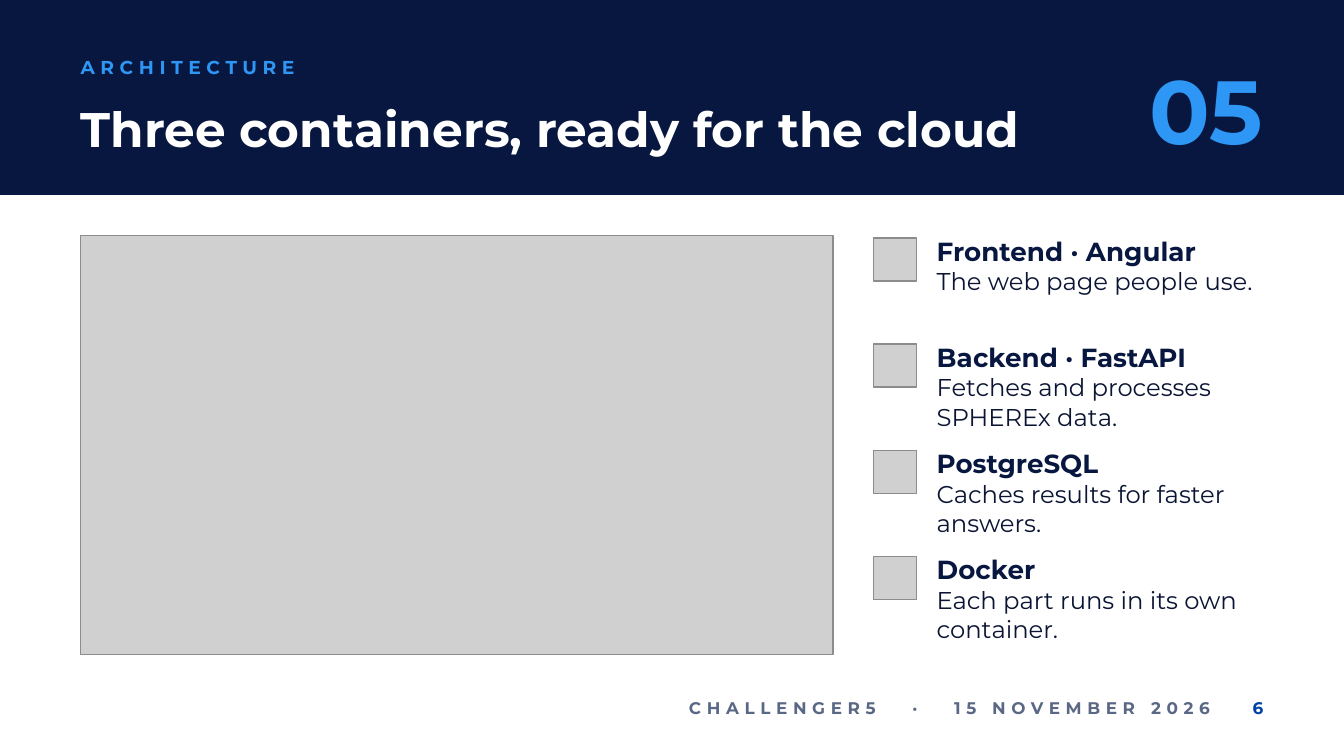
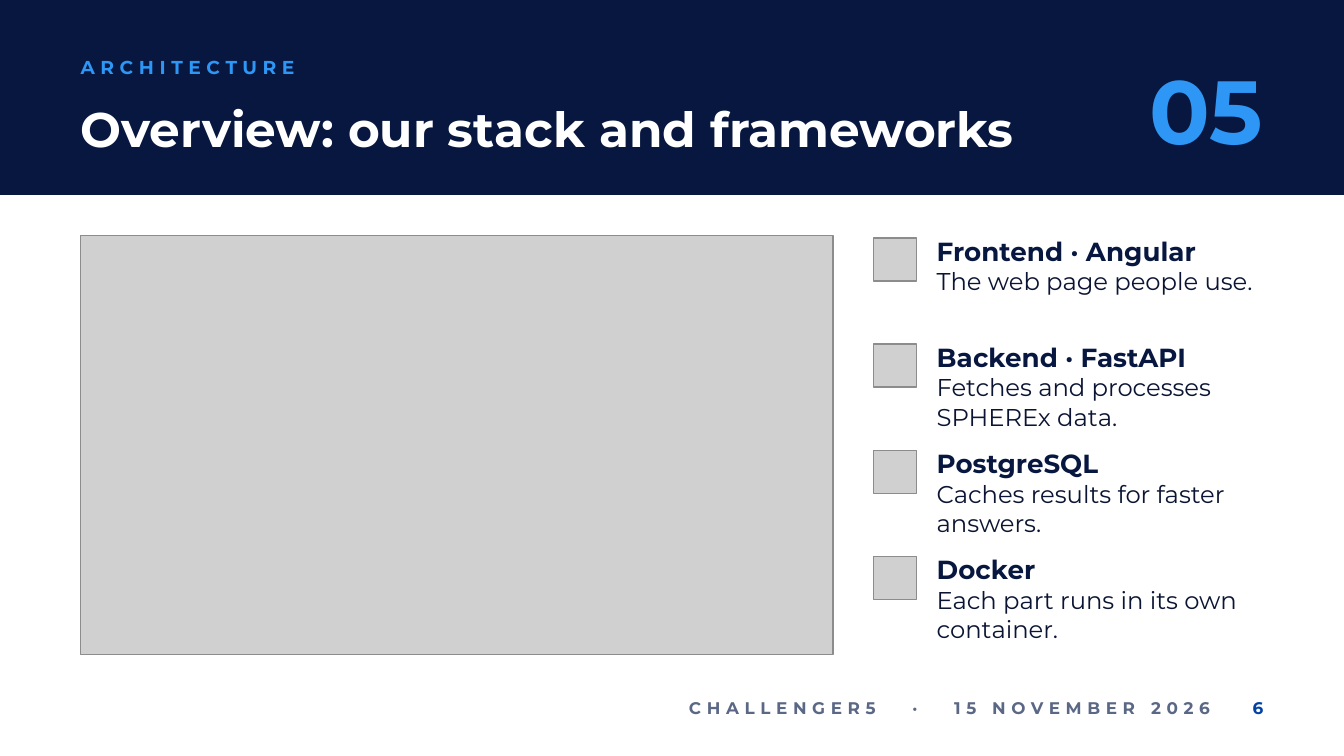
Before and after one commit to ngydc/sac-challenger5, a slide deck: slide 6 of docs/submission/CHALLENGER5_pitch.pptx. Drawn at 1344x756 pixels with LibreOffice and Linux fonts; fonts in the diff are those of the drawing; grey boxes stand for pictures; background and template pictures are left out. Boxes give left, top, right and bottom in pixels: in the first picture for what was removed or moved away, otherwise in the second. Text is boxed around its words. In the diff, an @@ line names an element or a change of style, - is before the commit and + after.

```diff
--- a/docs/submission/CHALLENGER5_pitch.pptx
+++ b/docs/submission/CHALLENGER5_pitch.pptx
@@ title at (81,109,1013,148): text changed @@
-Three containers, ready for the cloud
+Overview: our stack and frameworks
```
Also in this commit, not shown: 5 other slides changed, 1 slide added, 1 slide removed.
